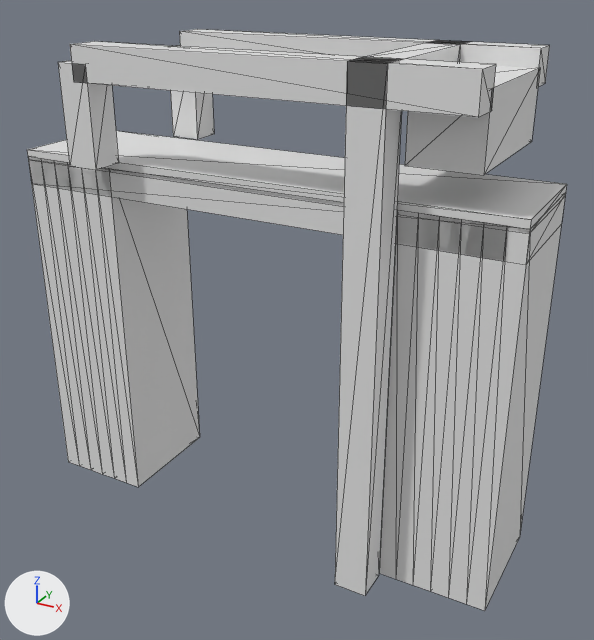
A saved change to the glTF model models/t-veld/t-veld-brug-cc15c401/t-veld-brug-cc15c401.glb.
Before and after are seen from a 50 mm camera at (10.94, -18.67, 5.58) aimed at (0.65, 0.05, -3.78). The lights are fixed; the arrows at lower left show +X, +Y and +Z. The older version comes first. Mesh edges are drawn as thin lines.

The first picture shows 'building:balans', 'building:balans 2', 'building:contragewicht', 'building:hamei', 'building:hamei 2', 'building:hangstang', 'building:hangstang 2', 'building:portaal', 'road:dek', 'road:fietspad', 'road:landhoofd (aangenomen)', 'road:landhoofd (aangenomen) 2'.
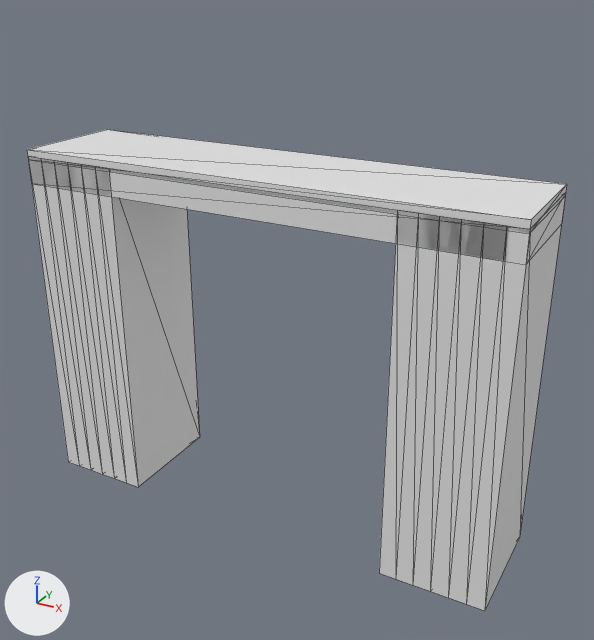
What differs and where, as boxes [x1, y1, x2, y2] in the pictures (594 x 640 px):
```json
{"object": "building:hamei 2", "change": "deleted", "before": [335, 58, 402, 596]}
{"object": "building:balans 2", "change": "deleted", "before": [70, 41, 496, 117]}
{"object": "building:contragewicht", "change": "deleted", "before": [405, 66, 539, 175]}
{"object": "building:balans", "change": "deleted", "before": [179, 29, 550, 88]}
{"object": "building:hangstang 2", "change": "deleted", "before": [58, 61, 119, 170]}
{"object": "building:hangstang", "change": "deleted", "before": [170, 45, 214, 139]}
{"object": "building:portaal", "change": "deleted", "before": [358, 42, 464, 62]}
{"object": "building:hamei", "change": "deleted", "before": [429, 40, 469, 45]}
```

Edits to the scene script, one JSON object a line:
```json
{"op": "remove", "block": "ob_building_hamei", "code": ["ob_building_hamei = bpy.data.objects.new('building:hamei', me_hamei)", "ob_building_hamei.location = (0.0, 0.0, 0.0)"]}
{"op": "remove", "block": "ob_building_hamei_2", "code": ["ob_building_hamei_2 = bpy.data.objects.new('building:hamei 2', me_hamei_2)", "ob_building_hamei_2.location = (0.0, 0.0, 0.0)"]}
{"op": "remove", "block": "ob_building_portaal", "code": ["ob_building_portaal = bpy.data.objects.new('building:portaal', me_portaal)", "ob_building_portaal.location = (0.0, 0.0, 0.0)"]}
{"op": "remove", "block": "ob_building_balans", "code": ["ob_building_balans = bpy.data.objects.new('building:balans', me_balans)", "ob_building_balans.location = (0.0, 0.0, 0.0)"]}
{"op": "remove", "block": "ob_building_hangstang", "code": ["ob_building_hangstang = bpy.data.objects.new('building:hangstang', me_hangstang)", "ob_building_hangstang.location = (0.0, 0.0, 0.0)"]}
{"op": "remove", "block": "ob_building_balans_2", "code": ["ob_building_balans_2 = bpy.data.objects.new('building:balans 2', me_balans_2)", "ob_building_balans_2.location = (0.0, 0.0, 0.0)"]}
{"op": "remove", "block": "ob_building_hangstang_2", "code": ["ob_building_hangstang_2 = bpy.data.objects.new('building:hangstang 2', me_hangstang_2)", "ob_building_hangstang_2.location = (0.0, 0.0, 0.0)"]}
{"op": "remove", "block": "ob_building_contragewicht", "code": ["ob_building_contragewicht = bpy.data.objects.new('building:contragewicht', me_contragewicht)", "ob_building_contragewicht.location = (0.0, 0.0, 0.0)"]}
```
